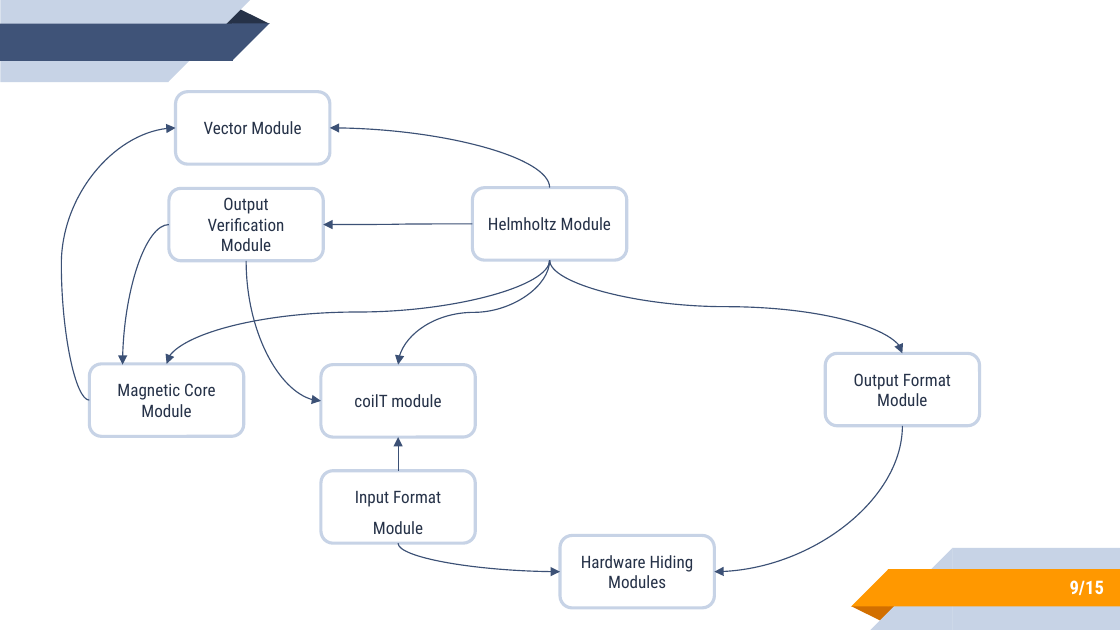
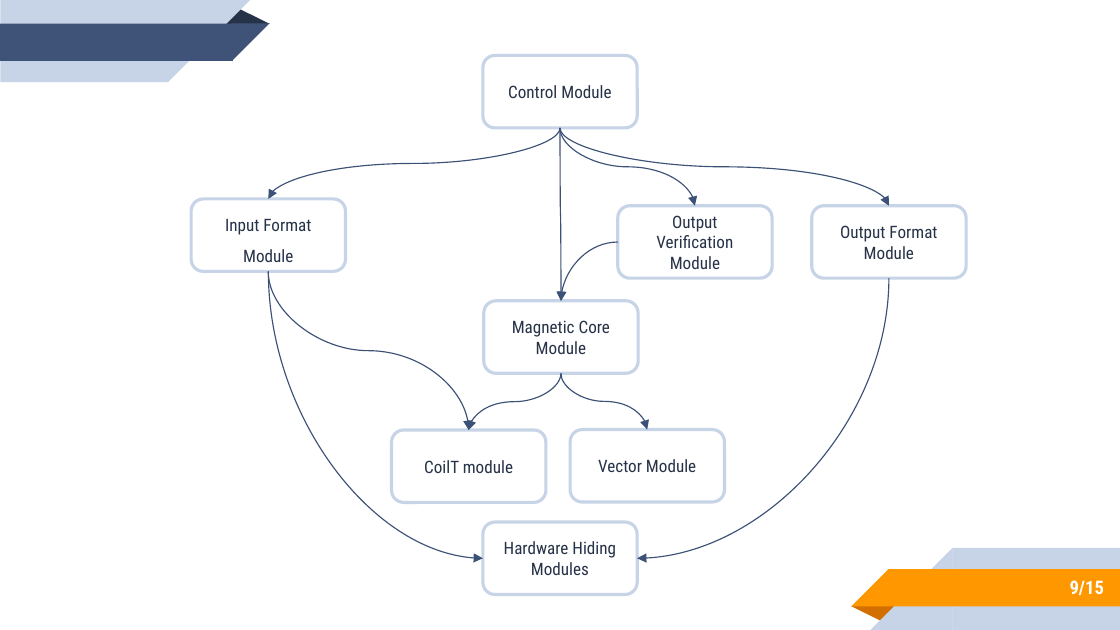
Before and after one commit to rnorouziani/3D-H3C, a slide deck: slide 9 of docs/Presentations/MG-MIS/MG-MIS.pptx. Drawn at 1120x630 pixels with LibreOffice and Linux fonts; fonts in the diff are those of the drawing. Boxes give left, top, right and bottom in pixels: in the first picture for what was removed or moved away, otherwise in the second. Text is boxed around its words. In the diff, an @@ line names an element or a change of style, - is before the commit and + after.

```diff
--- a/docs/Presentations/MG-MIS/MG-MIS.pptx
+++ b/docs/Presentations/MG-MIS/MG-MIS.pptx
@@ rounded rectangle "Control Module": place and size @@
-rounded rectangle "Control Module" at box(473, 188, 627, 261)
+rounded rectangle "Control Module" at box(483, 56, 637, 129)
@@ text in rounded rectangle at box(508, 85, 611, 98): text changed @@
-Helmholtz Module
+Control Module
@@ curved arrow removed from (90, 400) to (176, 128) @@
@@ curved arrow moved from (550, 188) - (330, 128) to (560, 128) - (269, 199) @@
@@ curved arrow moved from (550, 260) - (903, 354) to (560, 128) - (889, 206) @@
@@ curved arrow moved from (473, 224) - (324, 225) to (560, 128) - (694, 206) @@
@@ curved arrow added from (560, 128) to (561, 301), #3C5177 0.75 pt @@
@@ rounded rectangle "Input Format Module": place and size @@
-rounded rectangle "Input Format Module" at box(321, 470, 476, 543)
+rounded rectangle "Input Format Module" at box(192, 199, 346, 272)
@@ rounded rectangle "Output Verification Module": place and size @@
-rounded rectangle "Output Verification Module" at box(169, 188, 324, 261)
+rounded rectangle "Output Verification Module" at box(618, 206, 773, 279)
@@ rounded rectangle "Output Format Module": place and size @@
-rounded rectangle "Output Format Module" at box(825, 354, 980, 427)
+rounded rectangle "Output Format Module" at box(812, 206, 967, 279)
@@ curved arrow removed from (169, 225) to (122, 365) @@
@@ curved arrow removed from (246, 261) to (321, 401) @@
@@ curved arrow added from (618, 242) to (561, 301), #3C5177 0.75 pt @@
@@ curved arrow moved from (398, 543) - (560, 571) to (269, 271) - (483, 559) @@
@@ curved arrow moved from (550, 260) - (167, 364) to (269, 271) - (469, 430) @@
@@ curved arrow moved from (903, 426) - (715, 571) to (889, 278) - (637, 559) @@
@@ rounded rectangle "Magnetic Core Module": place and size @@
-rounded rectangle "Magnetic Core Module" at box(90, 364, 244, 437)
+rounded rectangle "Magnetic Core Module" at box(484, 301, 638, 374)
@@ curved arrow moved from (550, 260) - (398, 365) to (561, 373) - (469, 430) @@
@@ curved arrow added from (561, 373) to (647, 430), #3C5177 0.75 pt @@
@@ rounded rectangle "CoilT module": place and size @@
-rounded rectangle "CoilT module" at box(321, 365, 476, 438)
+rounded rectangle "CoilT module" at box(392, 430, 547, 503)
@@ arrow removed from (398, 470) to (398, 437) @@
@@ rounded rectangle "Vector Module": place and size @@
-rounded rectangle "Vector Module" at box(176, 92, 330, 165)
+rounded rectangle "Vector Module" at box(570, 430, 725, 503)
@@ text in rounded rectangle at box(424, 460, 513, 473): text changed @@
-coilT module
+CoilT module
@@ rounded rectangle "Hardware Hiding Modules": place and size @@
-rounded rectangle "Hardware Hiding Modules" at box(560, 535, 715, 608)
+rounded rectangle "Hardware Hiding Modules" at box(483, 522, 637, 595)
```
Also in this commit, not shown: 9 other slides changed.
